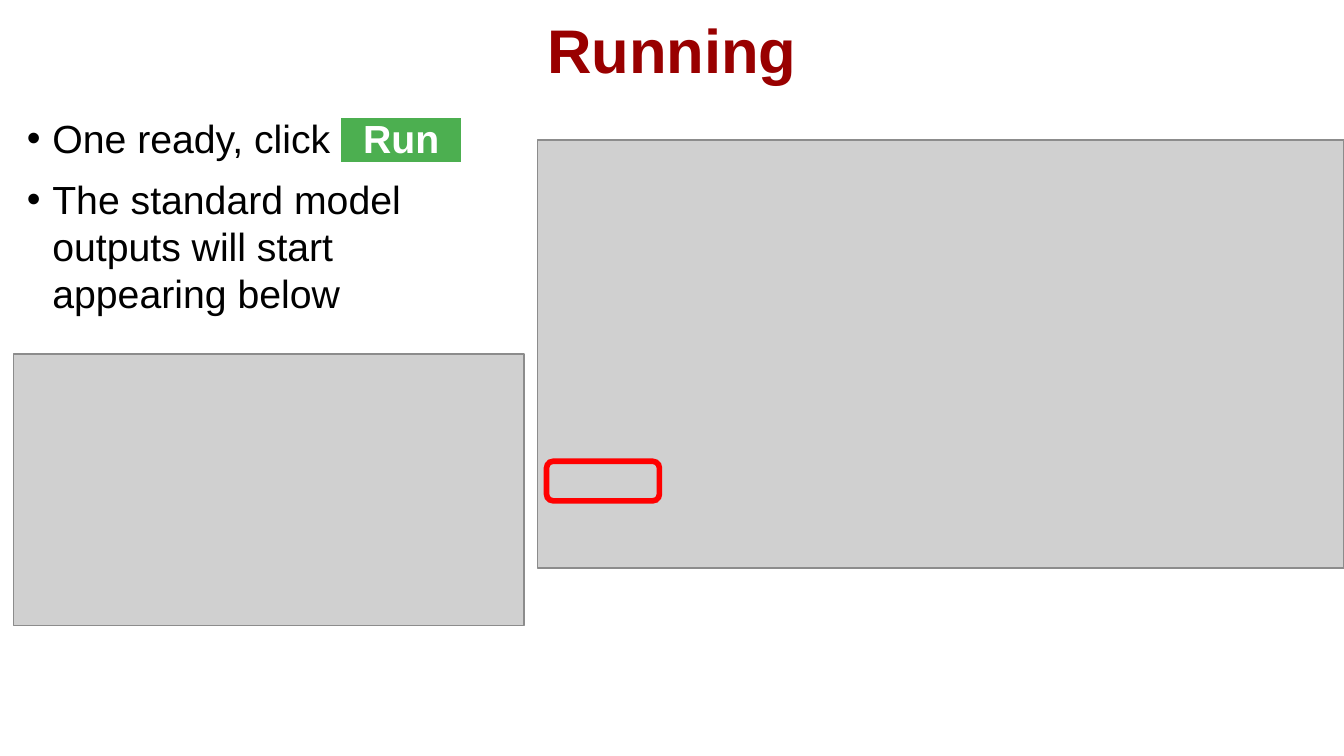
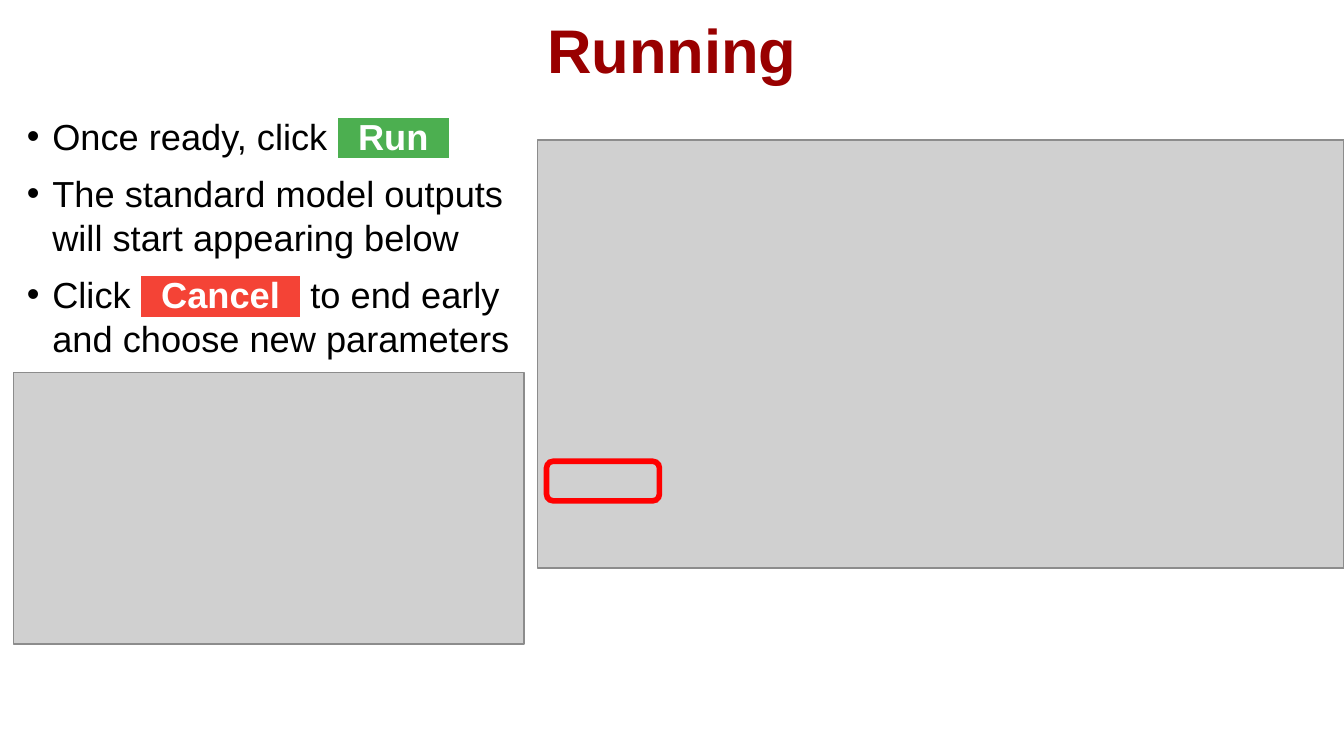
Before and after one commit to physicell-training/02-How-to-nanoHUB, a slide deck: slide 11 of pptx_source/02-How-to-nanoHUB.pptx. Drawn at 1344x756 pixels with LibreOffice and Linux fonts; fonts in the diff are those of the drawing; grey boxes stand for pictures; background and template pictures are left out. Boxes give left, top, right and bottom in pixels: in the first picture for what was removed or moved away, otherwise in the second. Text is boxed around its words. In the diff, an @@ line names an element or a change of style, - is before the commit and + after.

```diff
--- a/pptx_source/02-How-to-nanoHUB.pptx
+++ b/pptx_source/02-How-to-nanoHUB.pptx
@@ text at (52,123,428,157): text changed; size 21 to 19.4 pt @@
-• One ready, click Run .
+• Once ready, click Run .
@@ text at (52,180,503,258): size 21 to 19.4 pt in "The standard model outputs will start appearing ..." @@
@@ text at (52,281,509,358): paragraph added @@
+• Click Cancel . to end early and choose new parameters
@@ picture: place and size @@
-picture at (13,353,524,625)
+picture at (13,372,524,644)
```
Also in this commit, not shown: 6 other slides changed.
